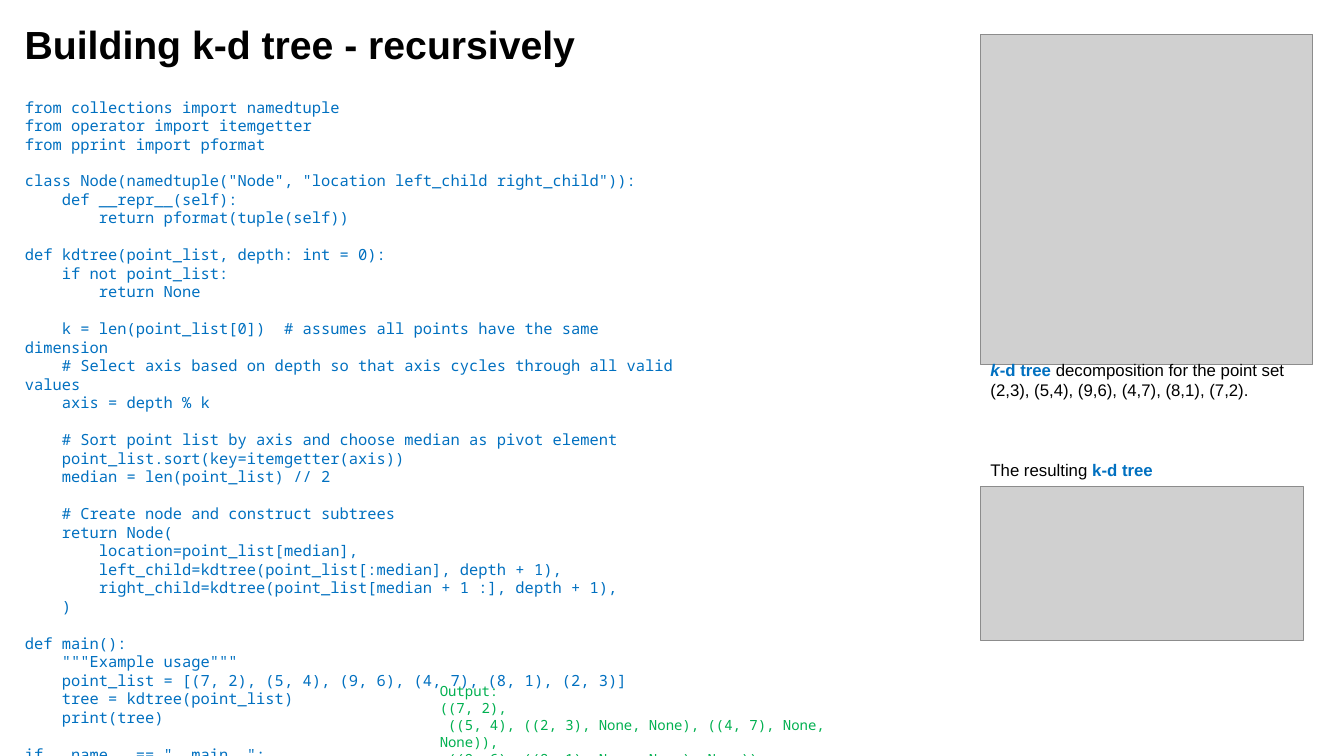
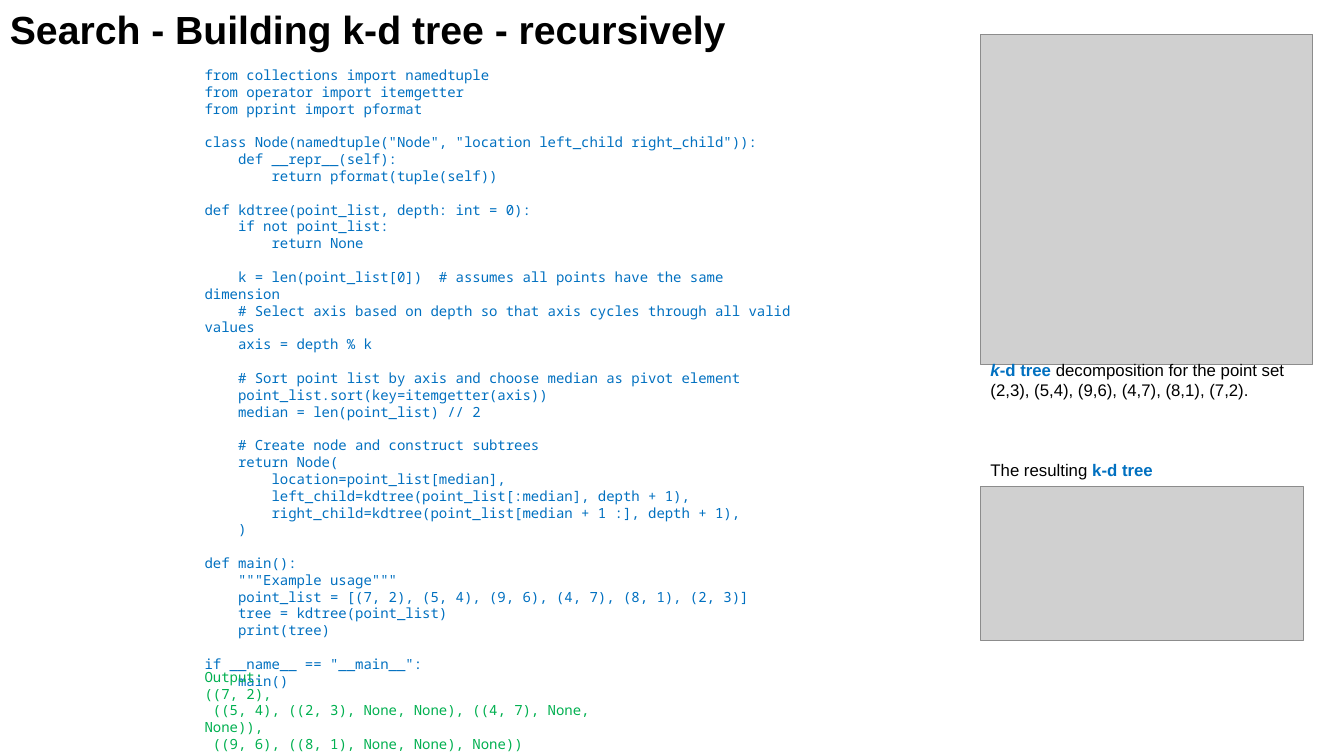
Before and after one commit to lselector/ml_ai_doc, a slide deck: slide 11 of Geo_Spatial.pptx (slide 4 before the commit). Drawn at 1344x756 pixels with LibreOffice and Linux fonts; fonts in the diff are those of the drawing; grey boxes stand for pictures. Boxes give left, top, right and bottom in pixels: in the first picture for what was removed or moved away, otherwise in the second. Text is boxed around its words. In the diff, an @@ line names an element or a change of style, - is before the commit and + after.

```diff
--- a/Geo_Spatial.pptx
+++ b/Geo_Spatial.pptx
@@ text at [10,15,726,52]: text changed @@
-Building k-d tree - recursively
+Search - Building k-d tree - recursively
@@ text "from collections import namedtuple": place and size @@
-text "from collections import namedtuple" at [25,101,673,727]
+text "from collections import namedtuple" at [205,69,791,673]
@@ text "from collections import namedtuple" at [205,69,791,673]: size 11 to 10 pt @@
@@ text "Output:" rewrapped from [440,683,825,750] to [205,668,590,752] @@
```
Also in this commit, not shown: 6 other slides changed, 3 slides added, 1 slide removed, 1 other file.
